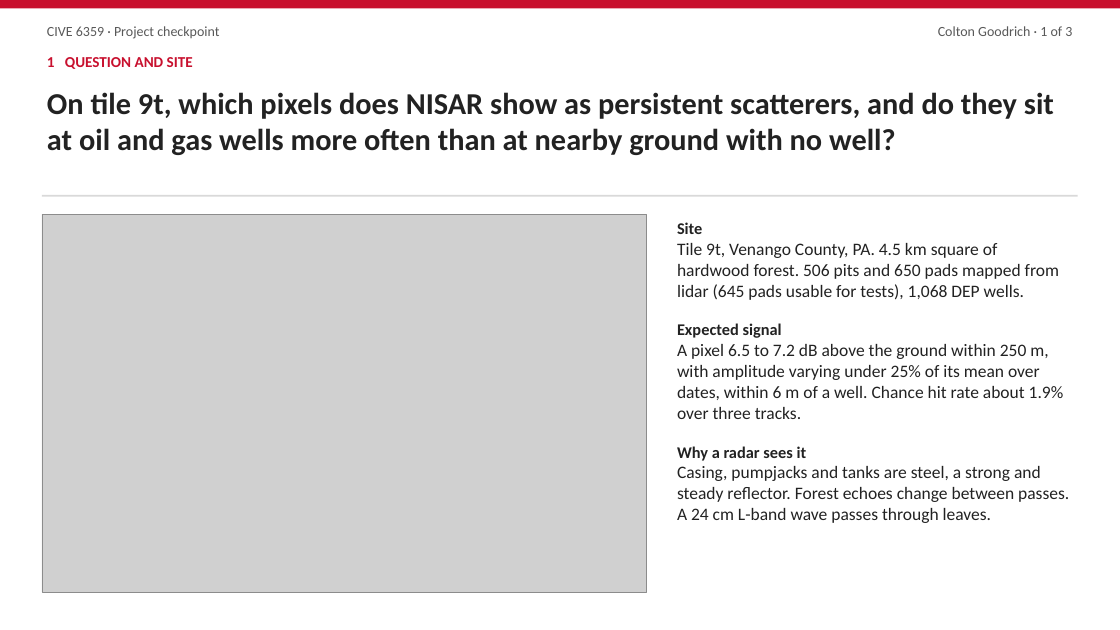
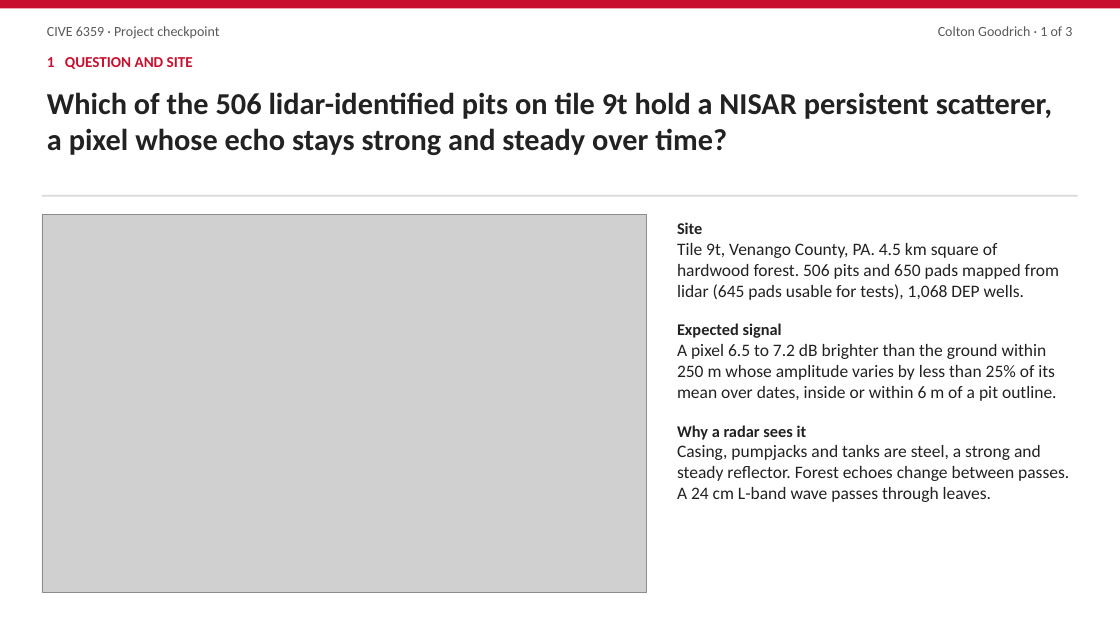
Before and after one commit to clgoodrich/lidar_project, a slide deck: slide 1 of nisar/writeup/nisar_checkpoint_slides_design_9t.pptx. Drawn at 1120x630 pixels with LibreOffice and Linux fonts; fonts in the diff are those of the drawing; grey boxes stand for pictures. Boxes give left, top, right and bottom in pixels: in the first picture for what was removed or moved away, otherwise in the second. Text is boxed around its words. In the diff, an @@ line names an element or a change of style, - is before the commit and + after.

```diff
--- a/nisar/writeup/nisar_checkpoint_slides_design_9t.pptx
+++ b/nisar/writeup/nisar_checkpoint_slides_design_9t.pptx
@@ text at (47, 92, 1052, 155): text changed @@
-On tile 9t, which pixels does NISAR show as persistent scatterers, and do they sit at oil and gas wells more often than at nearby ground with no well?
+Which of the 506 lidar-identified pits on tile 9t hold a NISAR persistent scatterer, a pixel whose echo stays strong and steady over time?
@@ text at (677, 344, 1057, 401): text changed @@
-A pixel 6.5 to 7.2 dB above the ground within 250 m, with amplitude varying under 25% of its mean over dates, within 6 m of a well. Chance hit rate about 1.9% over three tracks.
+A pixel 6.5 to 7.2 dB brighter than the ground within 250 m whose amplitude varies by less than 25% of its mean over dates, inside or within 6 m of a pit outline.
```
Also in this commit, not shown: 1 other slide changed, 2 other files.
